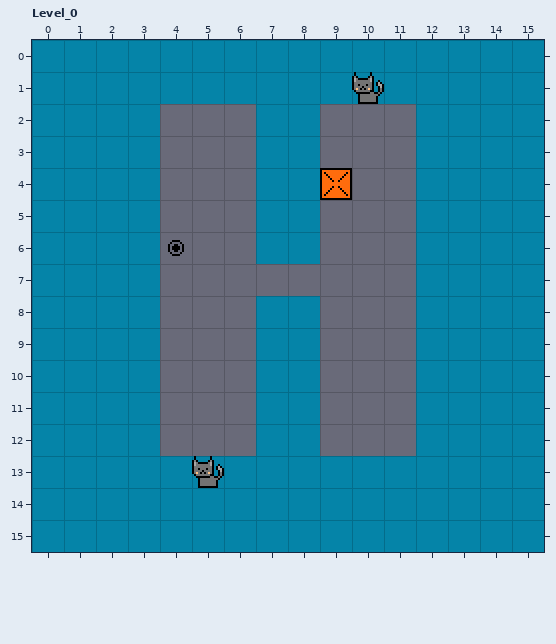
One commit to this LDtk project: Assets/ldtk/map.ldtk. Above, as it was before the edit.
Cells are 16x16 px. Shown: Level_0 x 0..15, y 0..15.
New version:
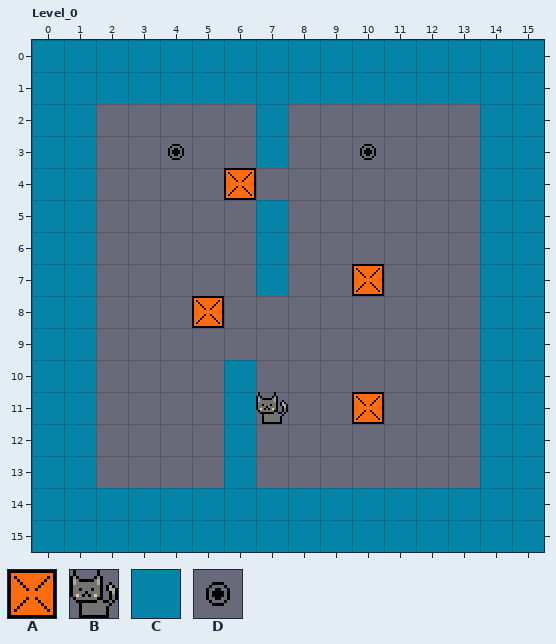
Key: from "Tileset": A 0, B 1, C 2, D 4.
_ is an empty cell.
Objects are placed by their top-left corner, in cells (3,4 is the top-left corner of cell 3,4); size is 1x1 cell unless given.
The commit says: cats push boxes
The edit:
Layer "Walls":
There is now tile C in row 7 at x 7; in rows 10 to 12 at x 6.
Tile C is gone in rows 2 to 3 at x 2 to 3, 8 and 12 to 13; in row 4 at x 2 to 3, 7 to 8 and 12 to 13; in rows 5 to 6 at x 2 to 3, 8 and 12 to 13; in row 7 at x 2 to 3 and 12 to 13; in rows 8 to 12 at x 2 to 3, 7 to 8 and 12 to 13; in row 13 at x 2 to 5 and 7 to 13.
Layer "Boxes":
A new object: A "Box" at 10,11.
A new object: A "Box" at 5,8.
A new object: A "Box" at 6,4.
A new object: A "Box" at 10,7.
Object A "Box" at 9,4 is removed.
Layer "Cats":
A new object: D "Goal" at 4,3.
A new object: D "Goal" at 10,3.
A new object: B "Cat" at 7,11.
Object B "Cat" at 5,13 is removed.
Object B "Cat" at 10,1 is removed.
Object D "Player" at 4,6 is removed.
Where, in picture pixels (left, top, right, bottom), the same in both pictures:
removed: (352, 72, 384, 104)
changed: (96, 104, 480, 488)
